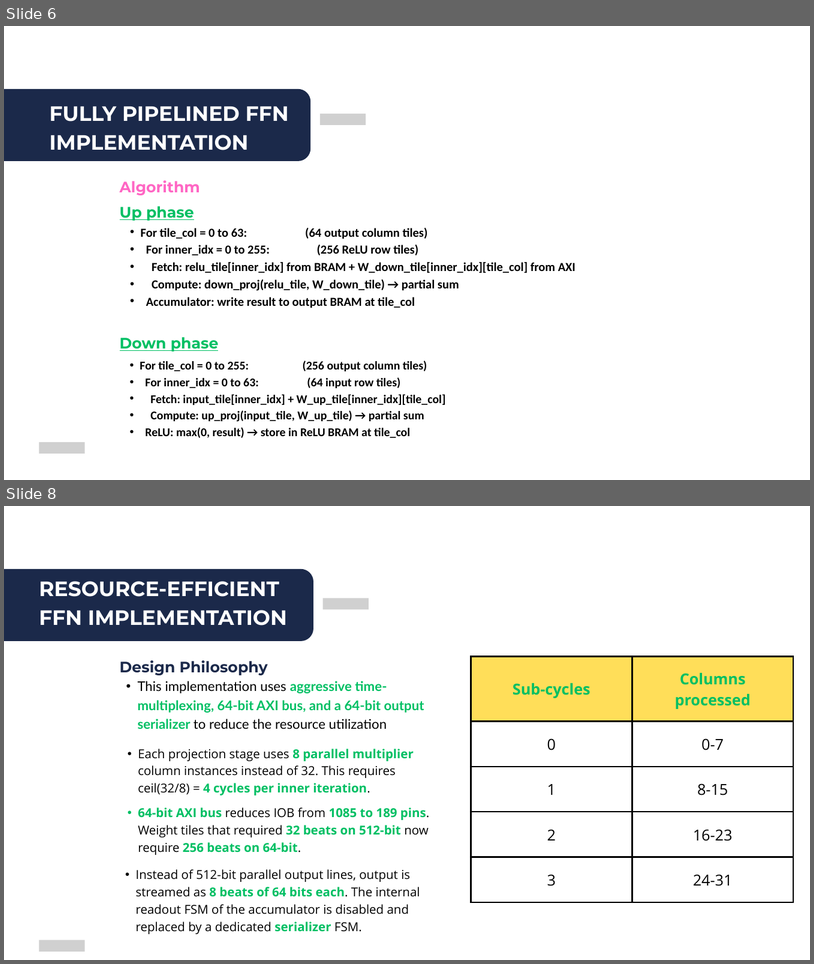
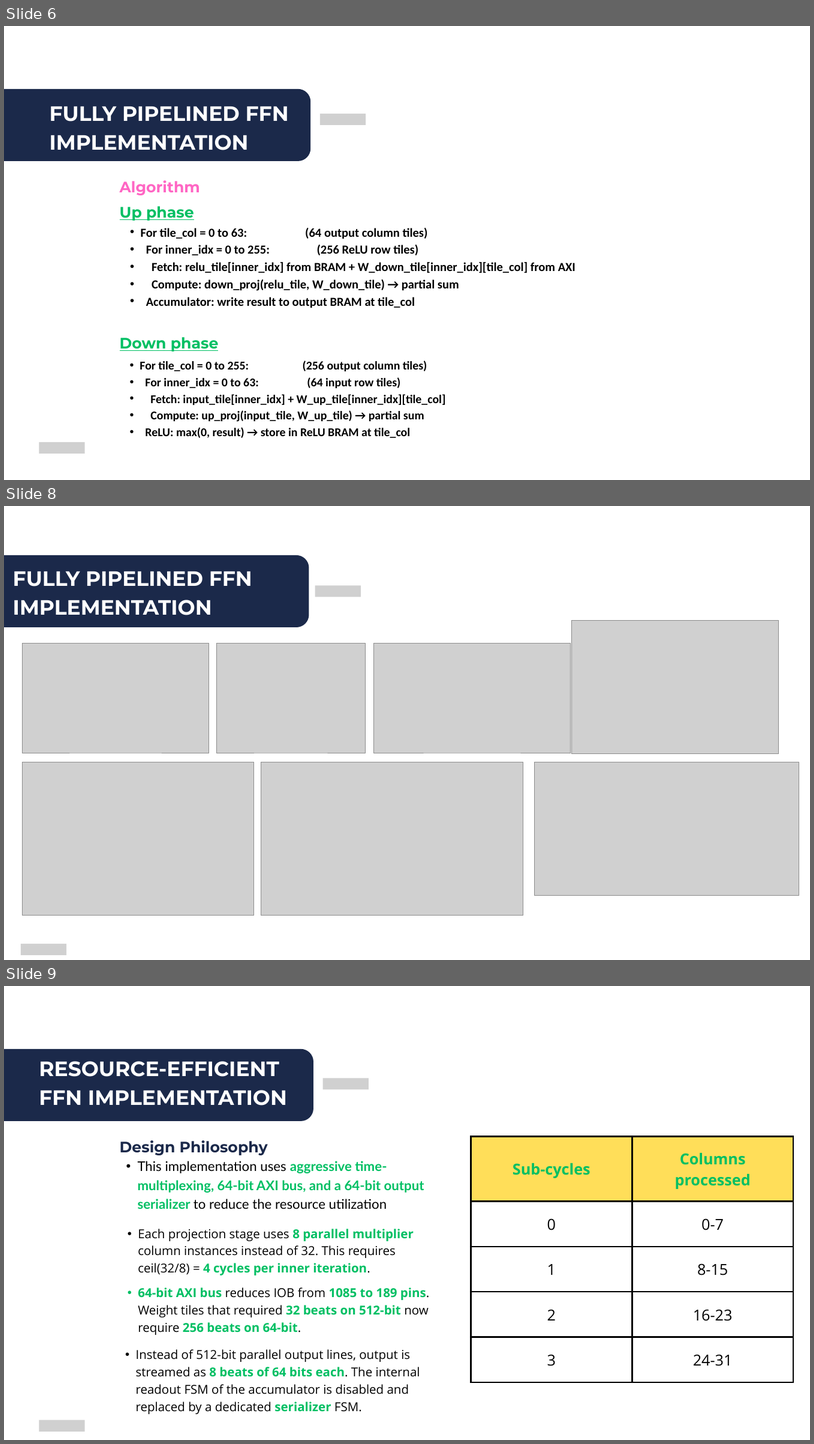
Before and after one commit to AruddhaBasu/FARE_FFN_Design, a slide deck: 8_23.07.2026_MODIFIED_FFN_DESIGN_WITH_RESOURCE_EFFICIENCY.pptx. Shown one above the other, each under a label of ours: slides 6 and 8 before the commit, slides 6, 8 and 9 after it; the slides between them are not shown. The pictures are 814x964 and 814x1444 pixels, drawn with LibreOffice and Linux fonts; fonts in the diff are those of the drawing; grey boxes stand for pictures. Boxes give left, top, right and bottom in pixels: in the first picture for what was removed or moved away, otherwise in the second. Text is boxed around its words. In the diff, an @@ line names an element or a change of style, - is before the commit and + after.

```diff
--- a/8_23.07.2026_MODIFIED_FFN_DESIGN_WITH_RESOURCE_EFFICIENCY.pptx
+++ b/8_23.07.2026_MODIFIED_FFN_DESIGN_WITH_RESOURCE_EFFICIENCY.pptx
@@ slide 8 added at box(4, 506, 810, 960), background #FFFFFF @@
@@ freeform shape added at box(4, 555, 309, 627), fill #1B294A @@
@@ text added at box(13, 571, 252, 615), 37 pt, text #FFFFFF, bold @@
+FULLY PIPELINED FFN IMPLEMENTATION
@@ picture added at box(315, 585, 361, 597) @@
@@ picture added at box(572, 620, 779, 754) @@
@@ picture added at box(22, 643, 209, 753) @@
@@ picture added at box(216, 643, 365, 753) @@
@@ picture added at box(374, 643, 571, 753) @@
@@ picture added at box(22, 762, 254, 915) @@
@@ picture added at box(261, 762, 524, 915) @@
@@ picture added at box(535, 762, 799, 895) @@
@@ picture added at box(21, 943, 66, 955) @@
@@ what was slide 8 is now slide 9 @@
```
Also in this commit, not shown: 2 slides changed.
